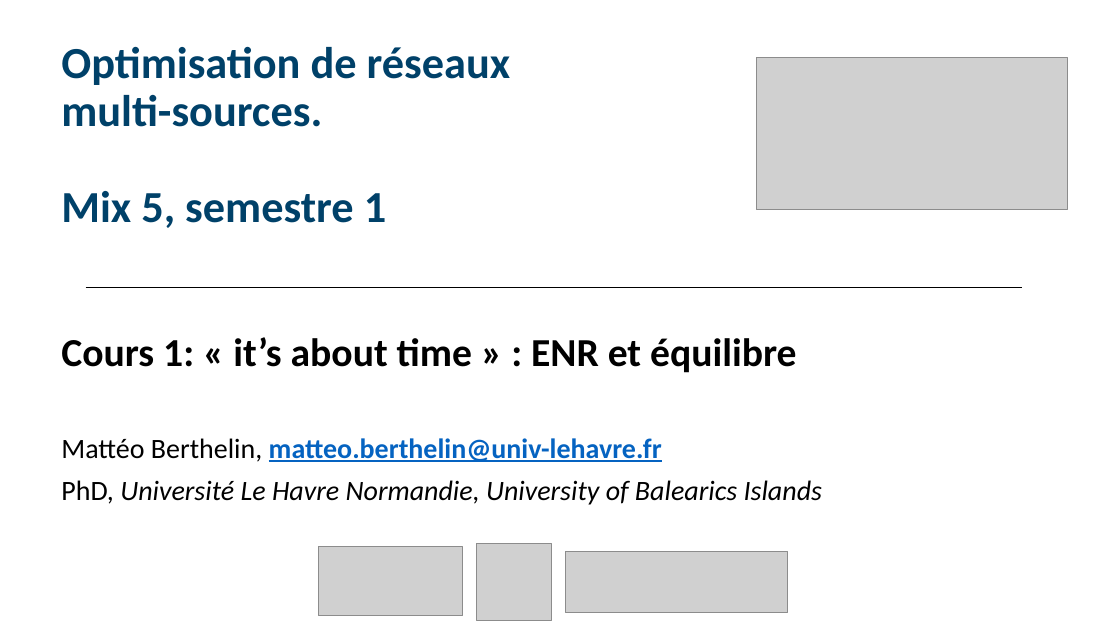
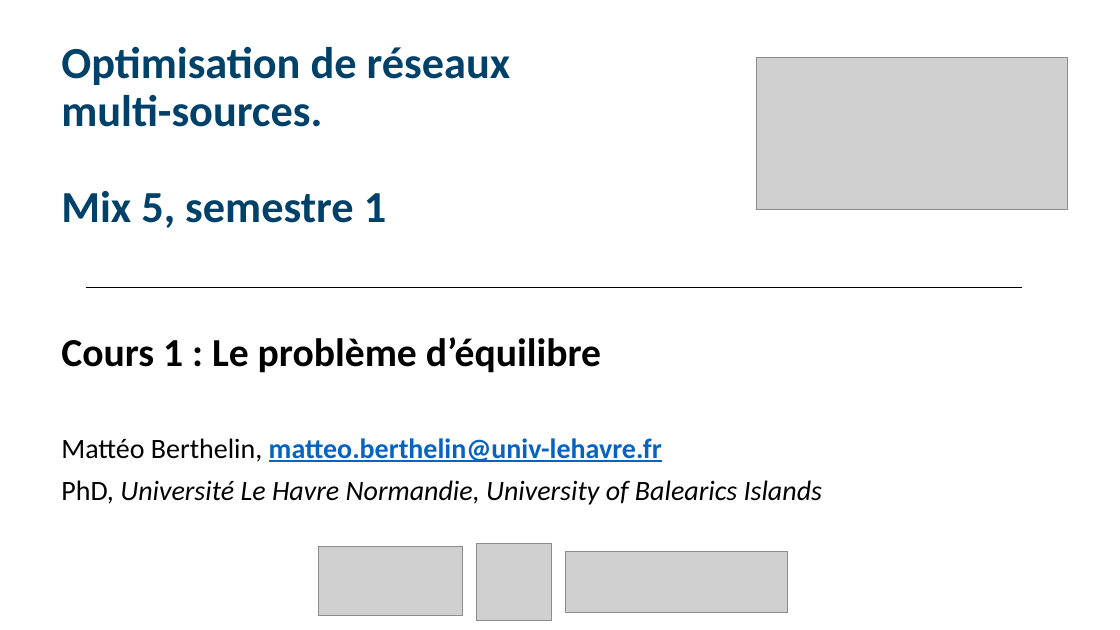
Before and after one commit to M-Berthelin/energy_mod_ISEL_MIX5, a slide deck: slide 1 of slides/1_ENR.pptx. Drawn at 1120x630 pixels with LibreOffice and Linux fonts; fonts in the diff are those of the drawing; grey boxes stand for pictures. Boxes give left, top, right and bottom in pixels: in the first picture for what was removed or moved away, otherwise in the second. Text is boxed around its words. In the diff, an @@ line names an element or a change of style, - is before the commit and + after.

Commit message:
Ajustements mineurs slides 0&1

```diff
--- a/slides/1_ENR.pptx
+++ b/slides/1_ENR.pptx
@@ subtitle at <box>61,337,601,373</box>: text changed @@
-Cours 1: « it’s about time » : ENR et équilibre
+Cours 1 : Le problème d’équilibre
```
Also in this commit, not shown: 17 other slides changed, 1 other file.
